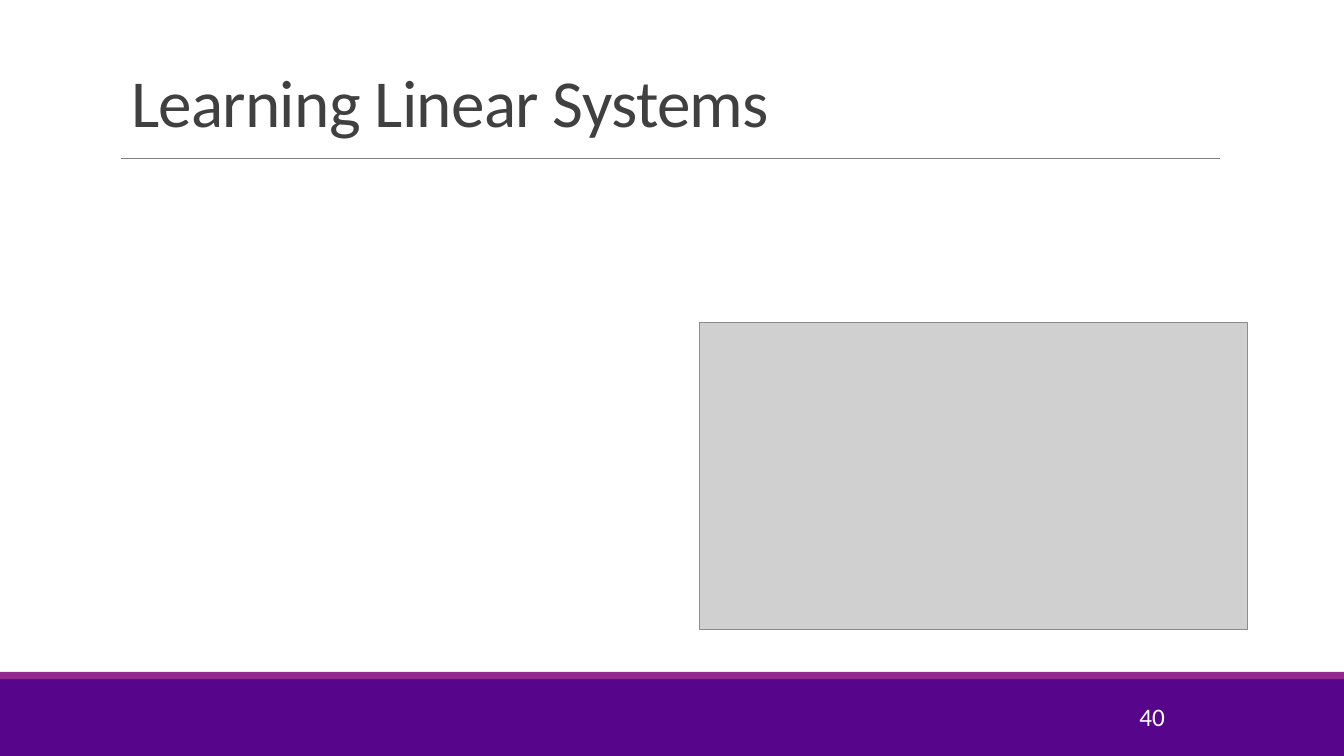
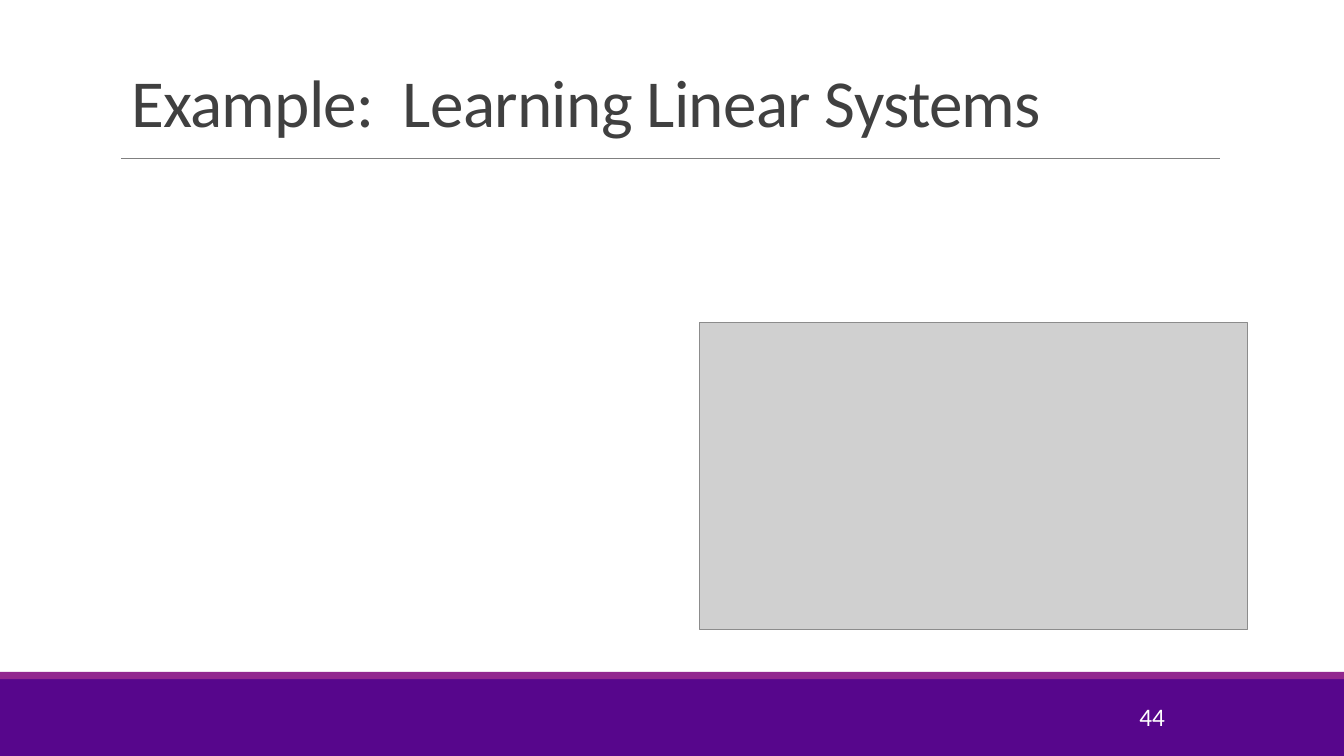
Before and after one commit to joshzzl/introml, a slide deck: slide 44 of lectures/Lect03_MultLinRegression.pptx (slide 40 before the commit). Drawn at 1344x756 pixels with LibreOffice and Linux fonts; fonts in the diff are those of the drawing; grey boxes stand for pictures; background and template pictures are left out. Boxes give left, top, right and bottom in pixels: in the first picture for what was removed or moved away, otherwise in the second. Text is boxed around its words. In the diff, an @@ line names an element or a change of style, - is before the commit and + after.

Commit message:
Updated the problems in multilinear regression. Added explanations to transformed linear models

```diff
--- a/lectures/Lect03_MultLinRegression.pptx
+++ b/lectures/Lect03_MultLinRegression.pptx
@@ title at [131, 80, 1041, 139]: text changed @@
-Learning Linear Systems
+Example: Learning Linear Systems
@@ page number at [1139, 709, 1165, 726]: text changed @@
-40
+44
```
Also in this commit, not shown: 2 other slides changed, 4 slides added, 4 other files.
